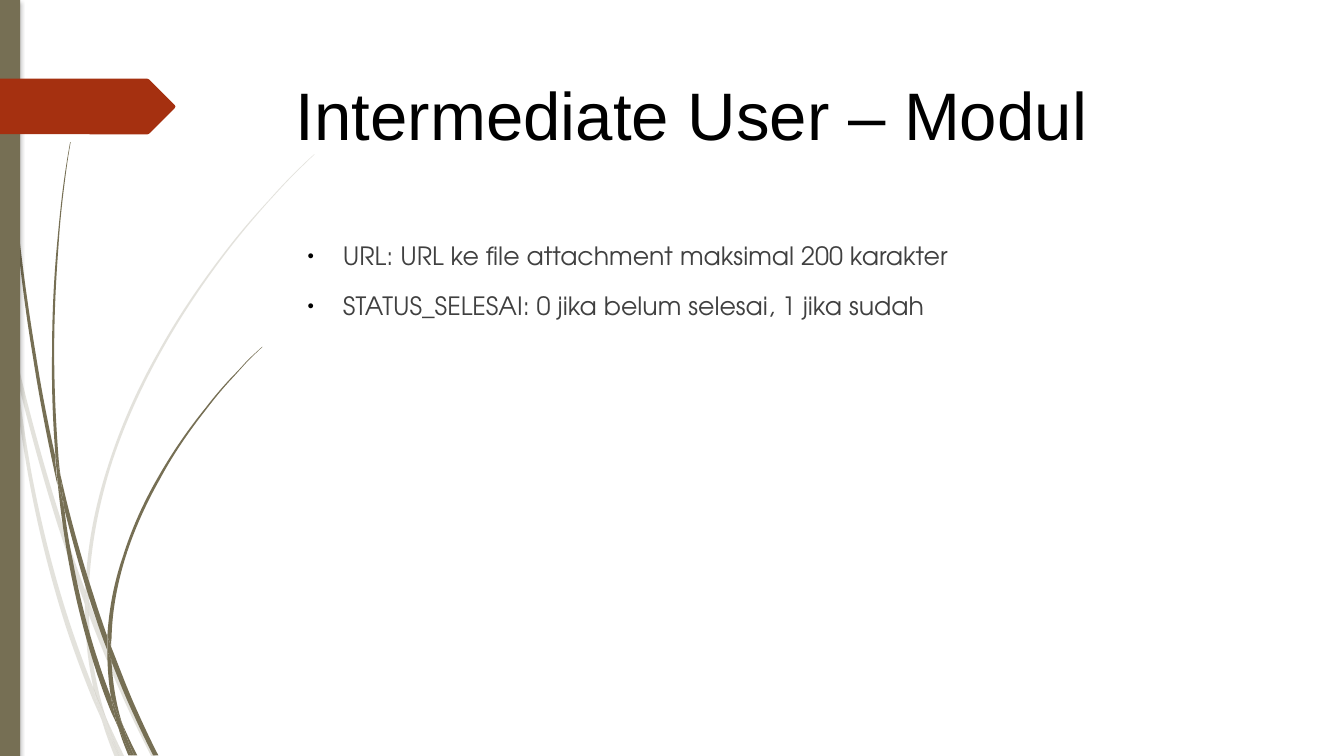
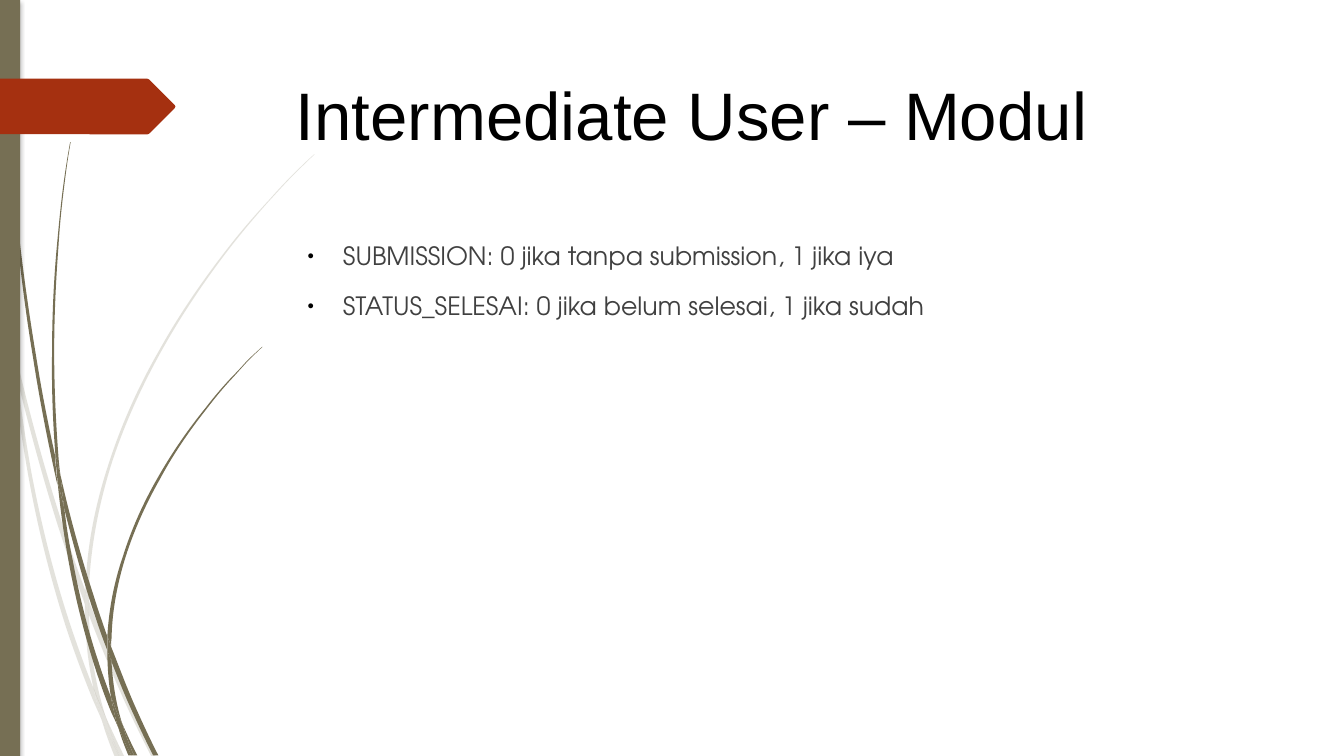
Before and after one commit to maybefunny/fpmbda, a slide deck: slide 11 of FP_MBD_A.pptx. Drawn at 1344x756 pixels with LibreOffice and Linux fonts; fonts in the diff are those of the drawing. Boxes give left, top, right and bottom in pixels: in the first picture for what was removed or moved away, otherwise in the second. Text is boxed around its words. In the diff, an @@ line names an element or a change of style, - is before the commit and + after.

```diff
--- a/FP_MBD_A.pptx
+++ b/FP_MBD_A.pptx
@@ text at bbox=[343, 246, 893, 270]: text changed @@
-● URL: URL ke file attachment maksimal 200 karakter
+● SUBMISSION: 0 jika tanpa submission, 1 jika iya
```
Also in this commit, not shown: 2 other files.
